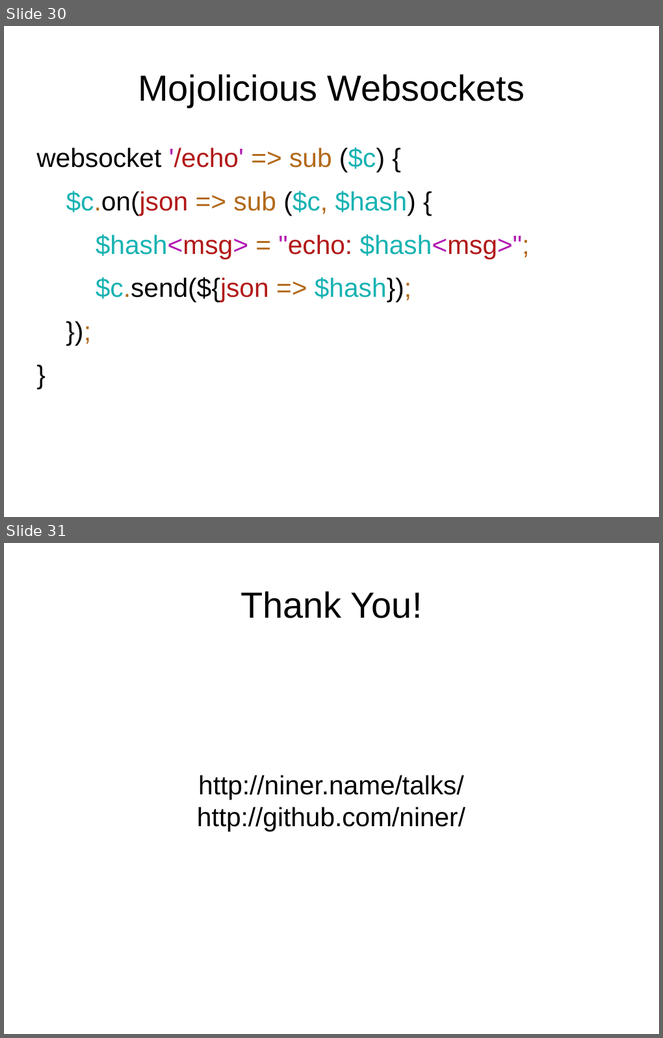
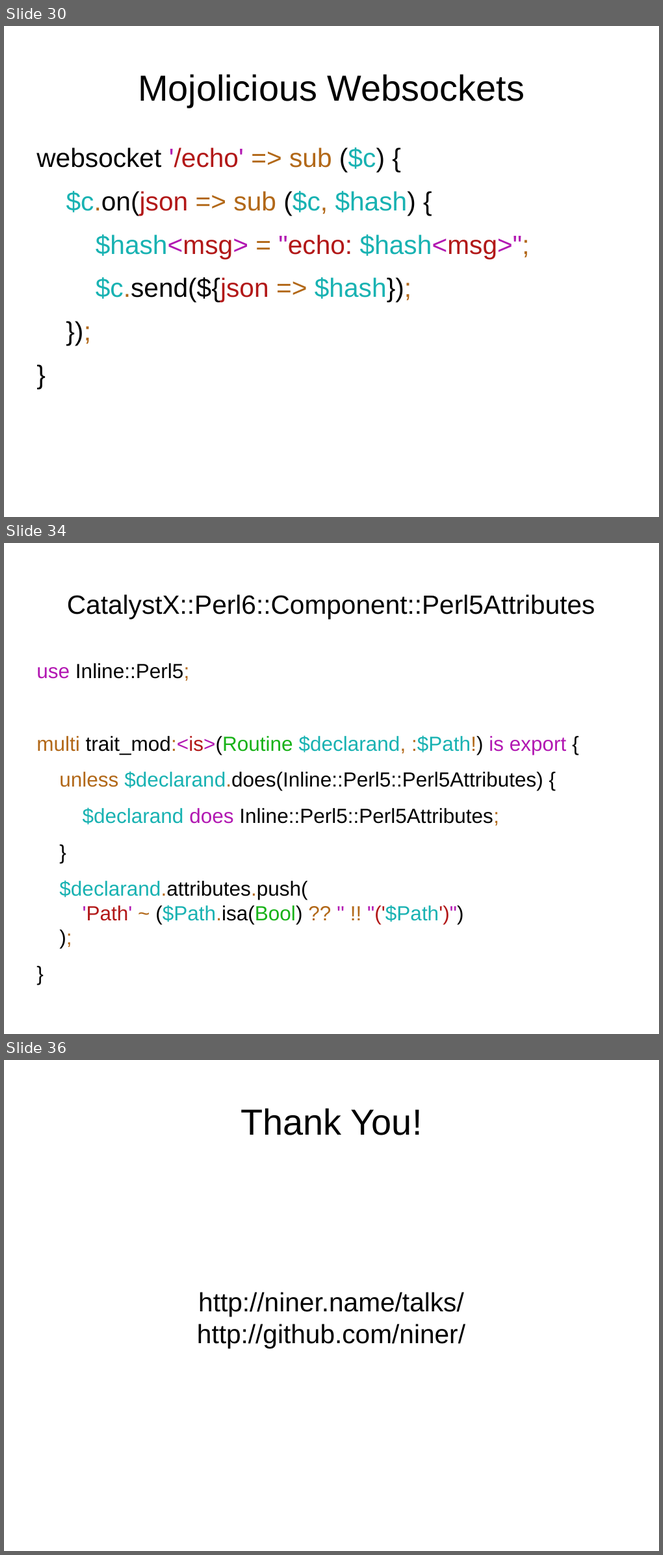
Before and after one commit to niner/talks, a slide deck: Web development and Perl 6/Web development and Perl 6.odp. Shown one above the other, each under a label of ours: slides 30 and 31 before the commit, slides 30, 34 and 36 after it; the slides between them are not shown. The pictures are 663x1038 and 663x1555 pixels, drawn with LibreOffice and Linux fonts; fonts in the diff are those of the drawing. Boxes give left, top, right and bottom in pixels: in the first picture for what was removed or moved away, otherwise in the second. Text is boxed around its words. In the diff, an @@ line names an element or a change of style, - is before the commit and + after.

Commit message:
Web dev part about Catalyst

```diff
--- a/Web development and Perl 6/Web development and Perl 6.odp
+++ b/Web development and Perl 6/Web development and Perl 6.odp
@@ slide 34 added at [4,543,659,1034], background #FFFFFF @@
@@ title added at [67,594,596,619], 32 pt, text #000000 @@
+CatalystX::Perl6::Component::Perl5Attributes
@@ text added at [36,663,567,925], 24.8 pt, text #000000 @@
+use Inline::Perl5;
+multi trait_mod:<is>(Routine $declarand, :$Path!) is export {
+unless $declarand.does(Inline::Perl5::Perl5Attributes) {
+$declarand does Inline::Perl5::Perl5Attributes;
+}
+$declarand.attributes.push(
+'Path' ~ ($Path.isa(Bool) ?? '' !! "('$Path')")
+);
+}
@@ what was slide 31 is now slide 36 @@
```
Also in this commit, not shown: 2 slides changed, 4 other slides added, 42 other files.
